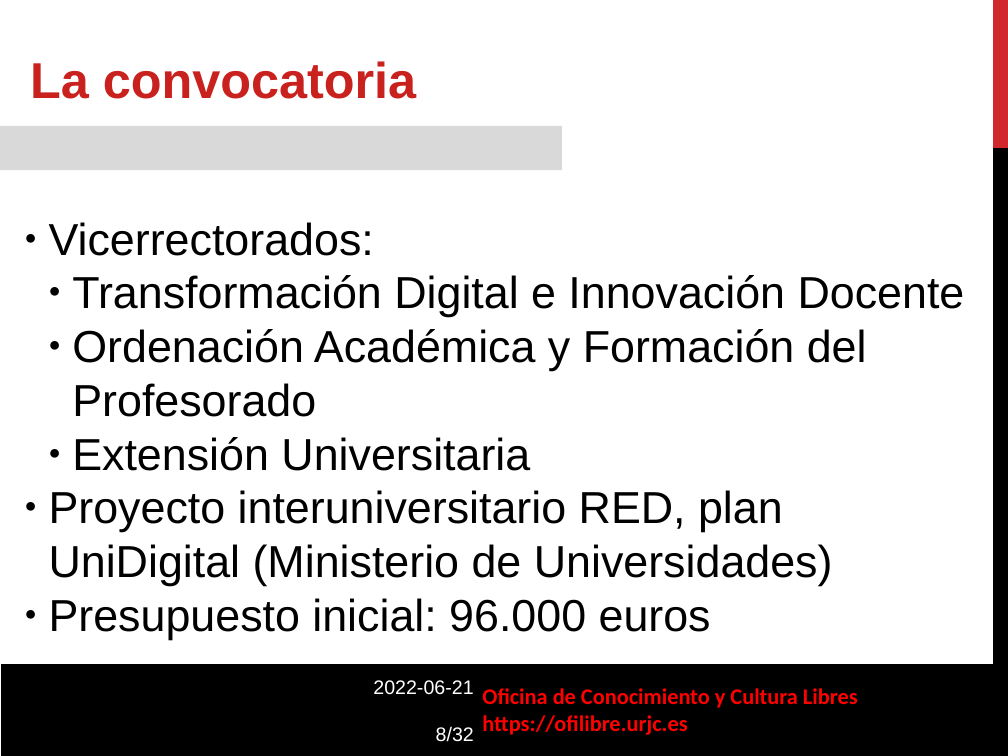
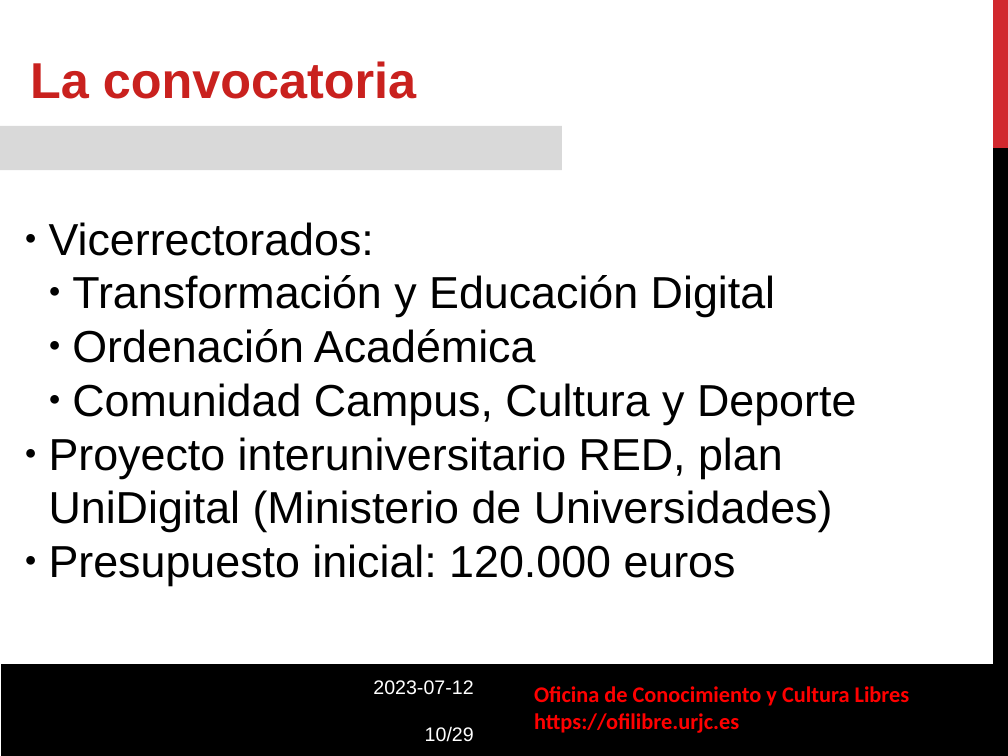
Before and after one commit to gabrielIzquierdo/OfiLibreGabri.github.io, a slide deck: slide 10 of static/transpas/convocatoria-asignaturas-abierto/Convocatoria_Asignaturas_Abierto.odp (slide 8 before the commit). Drawn at 1008x756 pixels with LibreOffice and Linux fonts; fonts in the diff are those of the drawing; background and template pictures are left out. Boxes give left, top, right and bottom in pixels: in the first picture for what was removed or moved away, otherwise in the second. Text is boxed around its words. In the diff, an @@ line names an element or a change of style, - is before the commit and + after.

```diff
--- a/static/transpas/convocatoria-asignaturas-abierto/Convocatoria_Asignaturas_Abierto.odp
+++ b/static/transpas/convocatoria-asignaturas-abierto/Convocatoria_Asignaturas_Abierto.odp
@@ text in rectangle at box(72, 275, 856, 425): text changed @@
-  ● Transformación Digital e Innovación Docente
-  ● Ordenación Académica y Formación del Profesorado
-  ● Extensión Universitaria
+  ● Transformación y Educación Digital
+  ● Ordenación Académica
+  ● Comunidad Campus, Cultura y Deporte
@@ text in rectangle at box(49, 544, 736, 586): text changed @@
-● Presupuesto inicial: 96.000 euros
+● Presupuesto inicial: 120.000 euros
@@ text at box(373, 680, 474, 742): text changed @@
-2022-06-21
-8/32
+2023-07-12
+10/29
@@ text "Oficina de Conocimiento y Cultura ...": place and size @@
-text "Oficina de Conocimiento y Cultura ..." at box(482, 688, 858, 735)
+text "Oficina de Conocimiento y Cultura ..." at box(534, 686, 910, 733)
```
Also in this commit, not shown: 20 other slides changed, 5 slides added, 8 slides removed, 3 other files.
